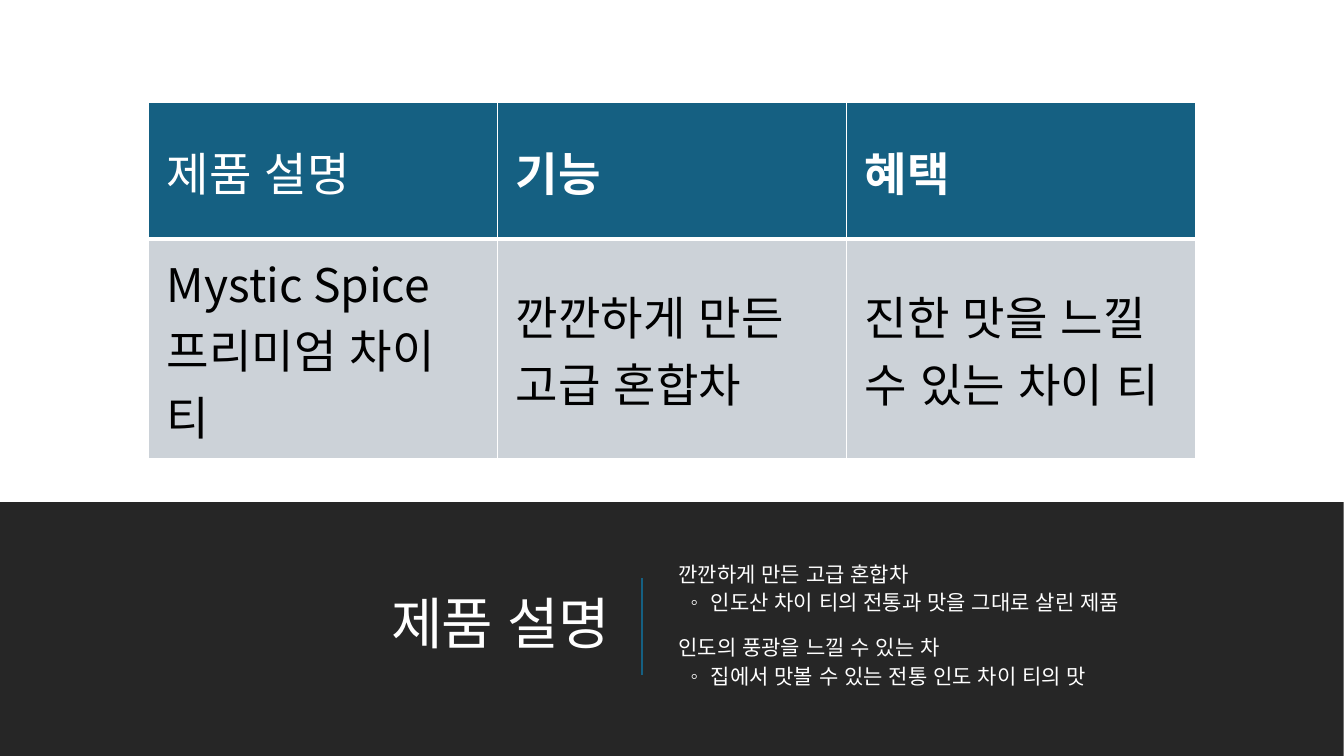
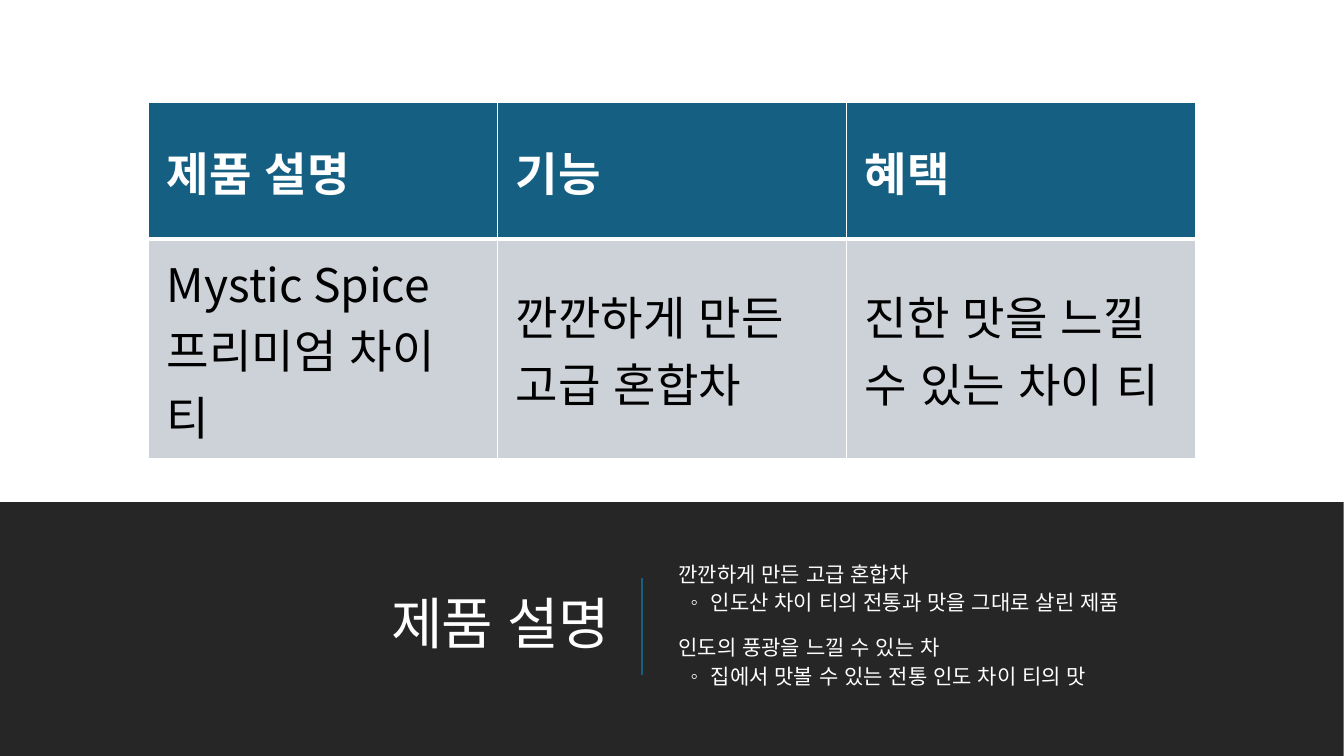
Before and after one commit to MicrosoftLearning/MS-4004-Empower-workforce-copilot-use-cases.ko-kr, a slide deck: slide 4 of ResourceFiles/Mystic Spice Premium Chai Market Analysis Presentation.pptx. Drawn at 1344x756 pixels with LibreOffice and Linux fonts; fonts in the diff are those of the drawing. Boxes give left, top, right and bottom in pixels: in the first picture for what was removed or moved away, otherwise in the second. Text is boxed around its words. In the diff, an @@ line names an element or a change of style, - is before the commit and + after.

```diff
--- a/ResourceFiles/Mystic Spice Premium Chai Market Analysis Presentation.pptx
+++ b/ResourceFiles/Mystic Spice Premium Chai Market Analysis Presentation.pptx
@@ table at box(148, 103, 1195, 443) @@
@@ bold on in "제품 설명" @@
```
Also in this commit, not shown: 5 other slides changed, 24 other files.
